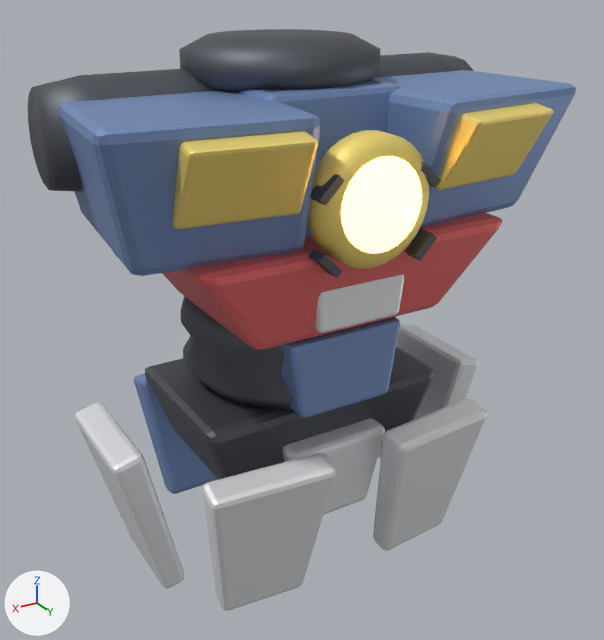
The glTF model game/assets/mech/torso_general.glb, before and after one commit.
Camera for both pictures: a camera (50 mm lens) standing at (5.49, 9.51, 6.64) and looking at (-0.04, 0.3, 2.04). The lights are fixed; the arrows at lower left show +X, +Y and +Z. The picture after the commit comes second. Where no turn or scale is listed for an object, it has been applied to the vertices.

The first picture shows 'abdomen_plate', 'chest_lower', 'collar', 'intake.001', 'pectoral', 'pectoral.001', 'pelvis', 'shoulder_bar', 'skirt_front', 'skirt_front.001', 'skirt_side.001', 'waist' and 13 more.
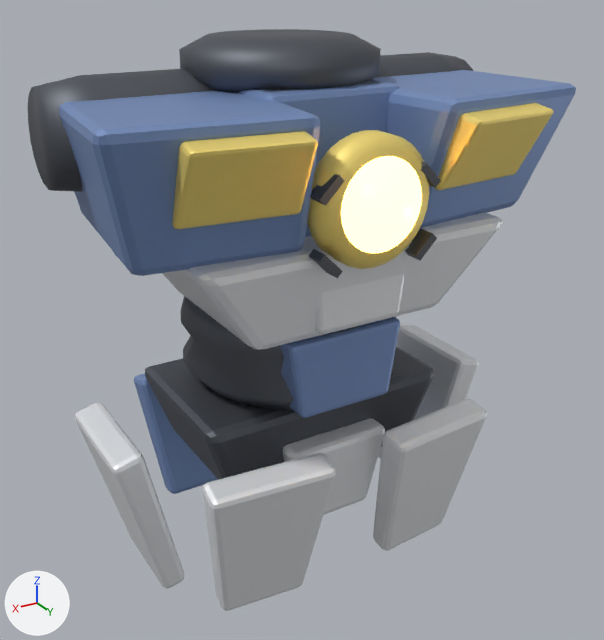
Changed parts and their boxes [x1, y1, x2, y2] in the pictures (604 x 640 px):
'chest_lower', recoloured (red to white): [162, 212, 502, 350] in both

Patch to the scene script:
```diff
--- a/game/assets/mech/torso_general.glb.py
+++ b/game/assets/mech/torso_general.glb.py
@@ me_chest_lower @@
 me_chest_lower.from_pydata(...)  # 56 vertices, 108 faces; spans x -2.16..2.16, y -1.41..1.41, z 0.0..1.21
-me_chest_lower.materials.append(mat_m_trim2)  # red #e76c6c
+me_chest_lower.materials.append(mat_m_main)  # white #edf0f3
```
